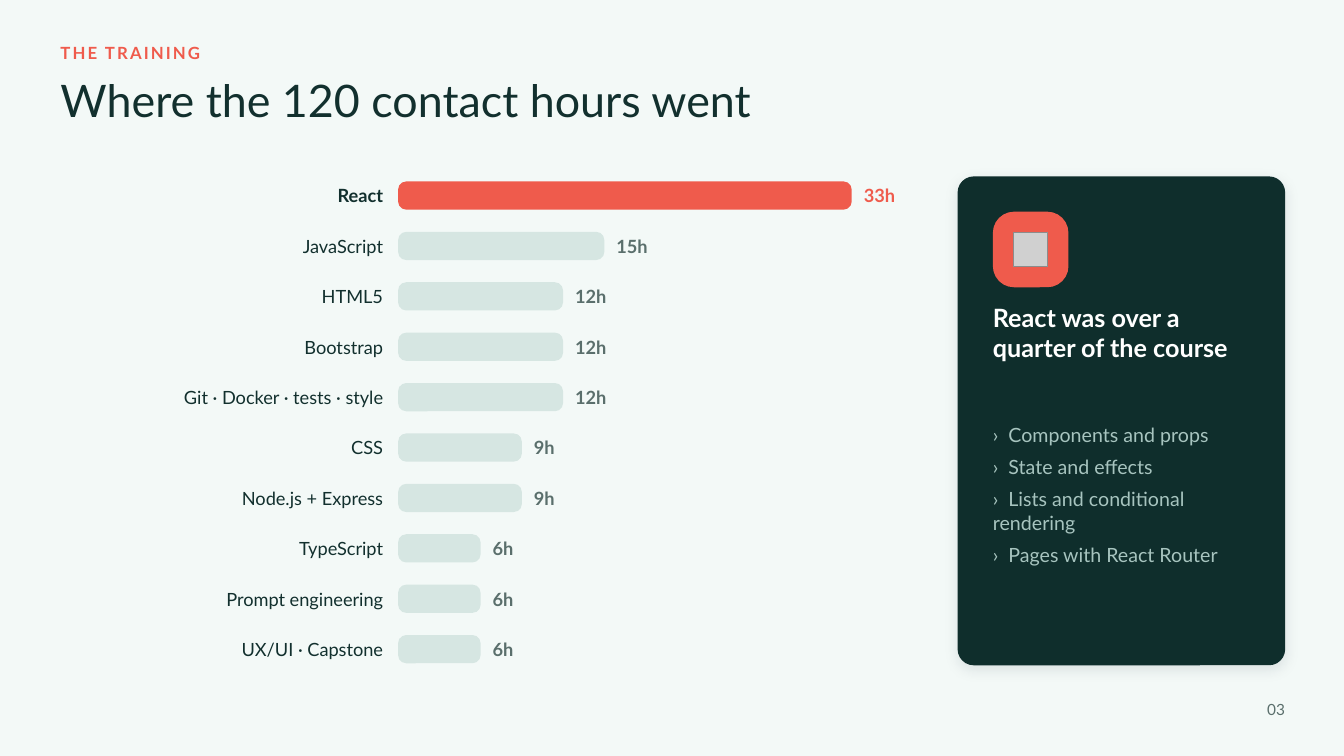
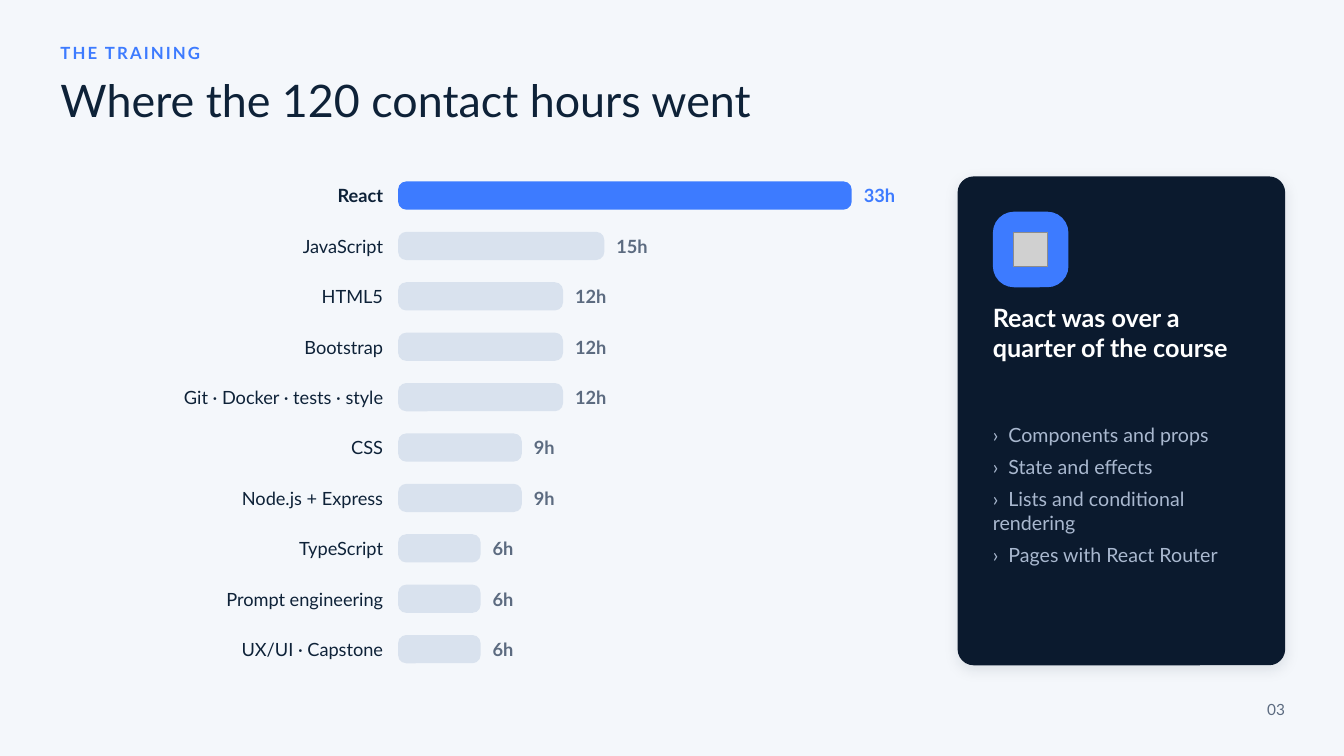
Before and after one commit to Saif-eldin-Ahmed-Helmy/Interactive-Learning-Platform, a slide deck: slide 3 of output/discussion/Maaly-DEPI-Discussion.pptx. Drawn at 1344x756 pixels with LibreOffice and Linux fonts; fonts in the diff are those of the drawing; grey boxes stand for pictures. Boxes give left, top, right and bottom in pixels: in the first picture for what was removed or moved away, otherwise in the second. Text is boxed around its words. In the diff, an @@ line names an element or a change of style, - is before the commit and + after.

```diff
--- a/output/discussion/Maaly-DEPI-Discussion.pptx
+++ b/output/discussion/Maaly-DEPI-Discussion.pptx
@@ background #F3F9F7 to #F4F7FB @@
@@ text "THE TRAINING" at <box>60,46,200,59</box>: text colour #EF5B4C to #3D7BFF @@
@@ text "33h" at <box>864,188,895,202</box>: text colour #EF5B4C to #3D7BFF @@
@@ rounded rectangle at <box>958,176,1286,665</box>: fill #0F2E2C to #0B1A2E @@
@@ rounded rectangle at <box>398,181,852,210</box>: fill #EF5B4C to #3D7BFF @@
@@ rounded rectangle at <box>993,212,1069,287</box>: fill #EF5B4C to #3D7BFF @@
@@ text "› Components and props" at <box>993,427,1217,566</box>: text colour #A7C4BF to #A9B8CF @@
@@ text colour #5A6F6C to #5C6B80 in 10 elements at <box>1267,704,1285,715</box>, <box>616,239,647,253</box>, <box>575,289,606,303</box>, <box>575,340,606,354</box>, <box>575,390,606,404</box>, <box>534,440,555,454</box>, <box>534,491,555,505</box>, <box>493,541,514,555</box>, <box>493,592,514,606</box>, <box>493,642,514,656</box> @@
```
Also in this commit, not shown: 8 other slides changed, 4 slides added, 3 slides removed, 10 other files.
